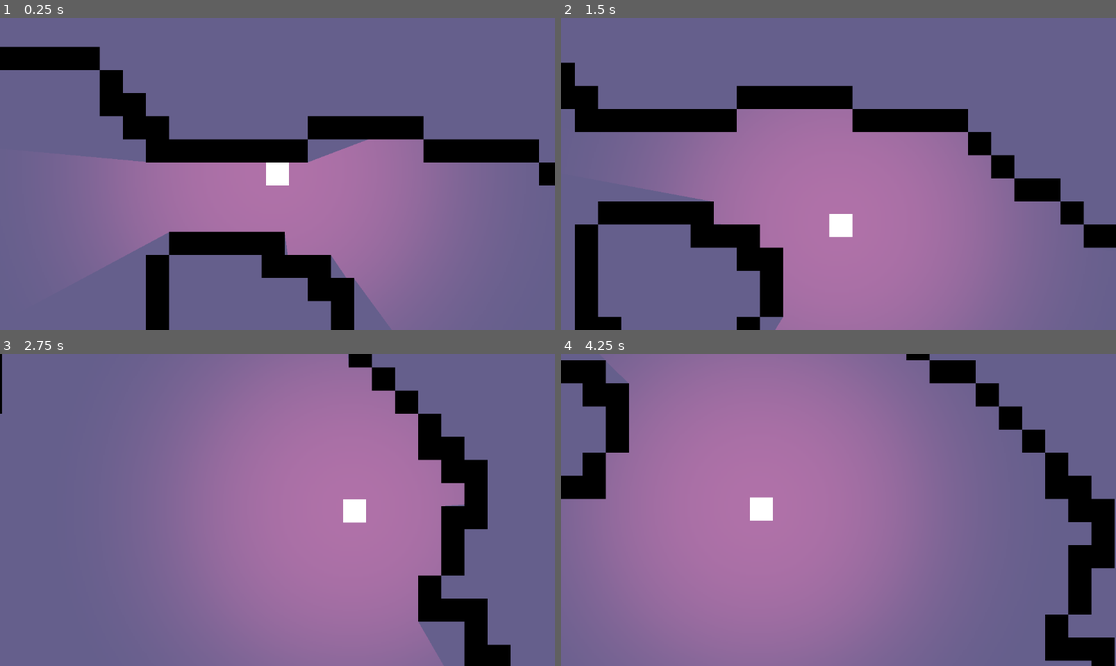
Above: before the commit, frames 1-4 (two rows, left to right).
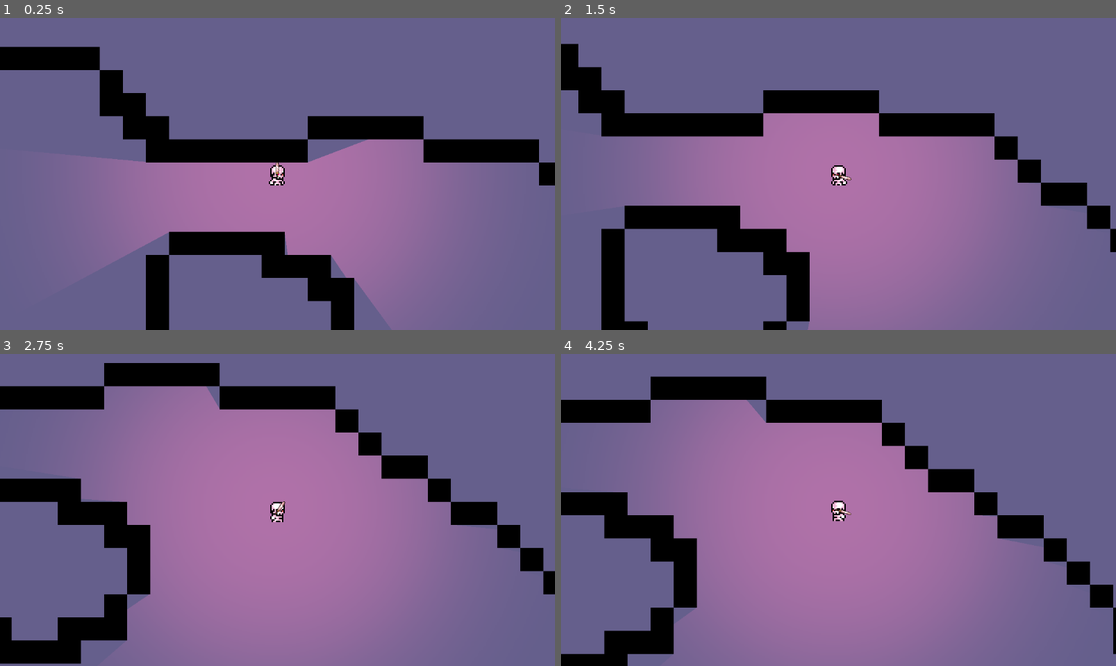
Above: after the commit, the same moments.

Repository: EmericCaramanna/SecretSantaJam
Game: Godot game, scene res://scenes/world.tscn
Same seed, same stepped clock (60 frames per second), same inputs: the game is played once before the commit and once after it.
Inputs (mouse positions are in pixels of both pictures, inside the frame that each line leads up to):
- Up to frame 1 (0.25 s): no input
- Up to frame 2 (1.5 s): tap Enter at 0.5 s; move the mouse to (960, 158) at 0.52 s; hold D (right) 0.53-1.28 s; tap W (top) at 0.6 s; click (960, 158) at 0.8 s; move the mouse to (727, 189) at 1.27 s; hold S (down) from 1.28 s (still down); click (727, 189) at 1.35 s
- Up to frame 3 (2.75 s): tap W (top) at 1.55, 2.1 s; move the mouse to (333, 441) at 2.02 s; release S (down) at 2.03 s; hold D (right) from 2.03 s (still down); click (333, 441) at 2.3 s
- Up to frame 4 (4.25 s): move the mouse to (810, 572) at 2.77 s; click (810, 572) at 2.85 s; tap W (top) at 3.05, 3.6 s; move the mouse to (1005, 556) at 3.52 s; release D (right) at 3.53 s; hold A (left) from 3.53 s (still down); click (1005, 556) at 3.8 s

The runs differ from the first frame. In frame 1, 0.3% of the frame differs, in the area x 47-62%, y 46-82%; in frame 2, 15%; in frame 3, 34%; in frame 4, 42%, in the area x 0-100%, y 0-100%.

Commit message:
Animate character and beginning weapon

Diff:
--- a/project.godot
+++ b/project.godot
@@ -20,20 +20,35 @@
 top={
 "deadzone": 0.5,
 "events": [Object(InputEventKey,"resource_local_to_scene":false,"resource_name":"","device":-1,"window_id":0,"alt_pressed":false,"shift_pressed":false,"ctrl_pressed":false,"meta_pressed":false,"pressed":false,"keycode":0,"physical_keycode":87,"key_label":0,"unicode":122,"echo":false,"script":null)
+, Object(InputEventJoypadMotion,"resource_local_to_scene":false,"resource_name":"","device":-1,"axis":1,"axis_value":-1.0,"script":null)
 ]
 }
 down={
 "deadzone": 0.5,
 "events": [Object(InputEventKey,"resource_local_to_scene":false,"resource_name":"","device":-1,"window_id":0,"alt_pressed":false,"shift_pressed":false,"ctrl_pressed":false,"meta_pressed":false,"pressed":false,"keycode":0,"physical_keycode":83,"key_label":0,"unicode":115,"echo":false,"script":null)
+, Object(InputEventJoypadMotion,"resource_local_to_scene":false,"resource_name":"","device":-1,"axis":1,"axis_value":1.0,"script":null)
 ]
 }
 left={
 "deadzone": 0.5,
 "events": [Object(InputEventKey,"resource_local_to_scene":false,"resource_name":"","device":-1,"window_id":0,"alt_pressed":false,"shift_pressed":false,"ctrl_pressed":false,"meta_pressed":false,"pressed":false,"keycode":0,"physical_keycode":65,"key_label":0,"unicode":113,"echo":false,"script":null)
+, Object(InputEventJoypadMotion,"resource_local_to_scene":false,"resource_name":"","device":-1,"axis":0,"axis_value":-1.0,"script":null)
 ]
 }
 right={
 "deadzone": 0.5,
 "events": [Object(InputEventKey,"resource_local_to_scene":false,"resource_name":"","device":-1,"window_id":0,"alt_pressed":false,"shift_pressed":false,"ctrl_pressed":false,"meta_pressed":false,"pressed":false,"keycode":0,"physical_keycode":68,"key_label":0,"unicode":100,"echo":false,"script":null)
+, Object(InputEventJoypadMotion,"resource_local_to_scene":false,"resource_name":"","device":-1,"axis":0,"axis_value":1.0,"script":null)
 ]
 }
+attack={
+"deadzone": 0.5,
+"events": [Object(InputEventMouseButton,"resource_local_to_scene":false,"resource_name":"","device":-1,"window_id":0,"alt_pressed":false,"shift_pressed":false,"ctrl_pressed":false,"meta_pressed":false,"button_mask":1,"position":Vector2(133, 15),"global_position":Vector2(137, 58),"factor":1.0,"button_index":1,"canceled":false,"pressed":true,"double_click":false,"script":null)
+]
+}
+
+[rendering]
+
+textures/canvas_textures/default_texture_filter=0
+2d/snap/snap_2d_transforms_to_pixel=true
+2d/snap/snap_2d_vertices_to_pixel=true
--- a/scenes/main_character.tscn
+++ b/scenes/main_character.tscn
@@ -1,23 +1,116 @@
-[gd_scene load_steps=5 format=3 uid="uid://7a4qtjvqsgpm"]
+[gd_scene load_steps=14 format=3 uid="uid://7a4qtjvqsgpm"]
 
-[ext_resource type="Texture2D" uid="uid://wi8r715rlwwo" path="res://assets/white3232.png" id="1_n6lee"]
 [ext_resource type="Script" path="res://scenes/scripts/main_character.gd" id="1_uxod4"]
+[ext_resource type="Texture2D" uid="uid://2wjfhgf8kr03" path="res://assets/sprite_sheet.png" id="2_maker"]
 [ext_resource type="Texture2D" uid="uid://8nyuddm6idrp" path="res://assets/light.png" id="3_qph5j"]
+[ext_resource type="PackedScene" uid="uid://cpt8qhs5d8dx7" path="res://scenes/sword.tscn" id="4_y5fry"]
+
+[sub_resource type="AtlasTexture" id="AtlasTexture_nlwub"]
+atlas = ExtResource("2_maker")
+region = Rect2(0, 384, 16, 16)
+
+[sub_resource type="AtlasTexture" id="AtlasTexture_ukhwv"]
+atlas = ExtResource("2_maker")
+region = Rect2(0, 384, 16, 16)
+
+[sub_resource type="AtlasTexture" id="AtlasTexture_wpt78"]
+atlas = ExtResource("2_maker")
+region = Rect2(16, 384, 16, 16)
+
+[sub_resource type="AtlasTexture" id="AtlasTexture_3play"]
+atlas = ExtResource("2_maker")
+region = Rect2(32, 384, 16, 16)
+
+[sub_resource type="SpriteFrames" id="SpriteFrames_5fhyu"]
+animations = [{
+"frames": [{
+"duration": 1.0,
+"texture": SubResource("AtlasTexture_nlwub")
+}],
+"loop": true,
+"name": &"default",
+"speed": 5.0
+}, {
+"frames": [{
+"duration": 1.0,
+"texture": SubResource("AtlasTexture_ukhwv")
+}, {
+"duration": 1.0,
+"texture": SubResource("AtlasTexture_wpt78")
+}, {
+"duration": 1.0,
+"texture": SubResource("AtlasTexture_3play")
+}],
+"loop": true,
+"name": &"walking",
+"speed": 10.0
+}]
 
 [sub_resource type="RectangleShape2D" id="RectangleShape2D_ye2tn"]
-size = Vector2(16, 16)
+size = Vector2(11, 14)
+
+[sub_resource type="Animation" id="Animation_4478v"]
+resource_name = "attack"
+length = 0.2
+tracks/0/type = "value"
+tracks/0/imported = false
+tracks/0/enabled = true
+tracks/0/path = NodePath("weapon:rotation")
+tracks/0/interp = 1
+tracks/0/loop_wrap = true
+tracks/0/keys = {
+"times": PackedFloat32Array(0, 0.2),
+"transitions": PackedFloat32Array(1, 1),
+"update": 0,
+"values": [-1.39626, 1.48353]
+}
+
+[sub_resource type="Animation" id="Animation_8ofot"]
+length = 0.001
+tracks/0/type = "value"
+tracks/0/imported = false
+tracks/0/enabled = true
+tracks/0/path = NodePath("weapon:rotation")
+tracks/0/interp = 1
+tracks/0/loop_wrap = true
+tracks/0/keys = {
+"times": PackedFloat32Array(0),
+"transitions": PackedFloat32Array(1),
+"update": 0,
+"values": [-1.39626]
+}
+
+[sub_resource type="AnimationLibrary" id="AnimationLibrary_yh8kj"]
+_data = {
+"RESET": SubResource("Animation_8ofot"),
+"attack": SubResource("Animation_4478v")
+}
 
 [node name="main_character" type="CharacterBody2D"]
 script = ExtResource("1_uxod4")
 
-[node name="Sprite2D" type="Sprite2D" parent="."]
-scale = Vector2(0.5, 0.5)
-texture = ExtResource("1_n6lee")
+[node name="AnimatedSprite2D" type="AnimatedSprite2D" parent="."]
+sprite_frames = SubResource("SpriteFrames_5fhyu")
+autoplay = "default"
+frame_progress = 0.0858367
 
 [node name="CollisionShape2D" type="CollisionShape2D" parent="."]
+position = Vector2(-0.5, 1)
 shape = SubResource("RectangleShape2D_ye2tn")
 
 [node name="PointLight2D" type="PointLight2D" parent="."]
 color = Color(0.741176, 0.192157, 0.2, 1)
 shadow_enabled = true
 texture = ExtResource("3_qph5j")
+
+[node name="weapon" type="Node2D" parent="."]
+position = Vector2(0, 1)
+rotation = -1.39626
+
+[node name="sword" parent="weapon" instance=ExtResource("4_y5fry")]
+scale = Vector2(0.03, 0.03)
+
+[node name="animations" type="AnimationPlayer" parent="."]
+libraries = {
+"": SubResource("AnimationLibrary_yh8kj")
+}
--- a/scenes/scripts/main_character.gd
+++ b/scenes/scripts/main_character.gd
@@ -1,13 +1,27 @@
 extends CharacterBody2D
 
+const SPEED = 100.0
+const WEAPON_RADIUS = 2
 
-const SPEED = 300.0
+@onready var animated_sprite_2d = $AnimatedSprite2D
+@onready var animations = $animations
+@onready var weapon = $weapon
 
 func _physics_process(delta):
 	var direction = Input.get_vector("left", "right", "top", "down")
 	if direction:
 		velocity = direction * SPEED
+		animated_sprite_2d.animation = "walking"
+		if velocity.x > 0:
+			animated_sprite_2d.flip_h = false
+		else :
+			animated_sprite_2d.flip_h = true
 	else:
 		velocity = Vector2.ZERO
+		animated_sprite_2d.animation = "default"
+	move_and_slide()
 
-	move_and_slide()
+	var mouse_position = get_global_mouse_position()
+	weapon.look_at(mouse_position)
+	if Input.is_action_just_pressed("attack"):
+		animations.play("attack")
--- /dev/null
+++ b/scenes/sword.tscn
@@ -0,0 +1,18 @@
+[gd_scene load_steps=3 format=3 uid="uid://cpt8qhs5d8dx7"]
+
+[ext_resource type="Texture2D" uid="uid://qmroc5ru7qor" path="res://assets/Sword.png" id="1_07m5w"]
+
+[sub_resource type="CapsuleShape2D" id="CapsuleShape2D_sn6xl"]
+radius = 39.0
+height = 238.0
+
+[node name="sword" type="Area2D"]
+
+[node name="Sprite2D" type="Sprite2D" parent="."]
+position = Vector2(120, 0)
+texture = ExtResource("1_07m5w")
+
+[node name="CollisionShape2D" type="CollisionShape2D" parent="."]
+position = Vector2(184, -4)
+rotation = 1.5708
+shape = SubResource("CapsuleShape2D_sn6xl")
--- a/scenes/world.tscn
+++ b/scenes/world.tscn
@@ -63,5 +63,5 @@
 limit_top = -200
 limit_right = 2200
 limit_bottom = 1500
-position_smoothing_enabled = true
+position_smoothing_speed = 1.0
 editor_draw_limits = true
Binary file added: assets/Sword.png
Not shown, added: assets/Sword.png.import
Binary file added: assets/sprite_sheet.png
Not shown, added: assets/sprite_sheet.png.import
